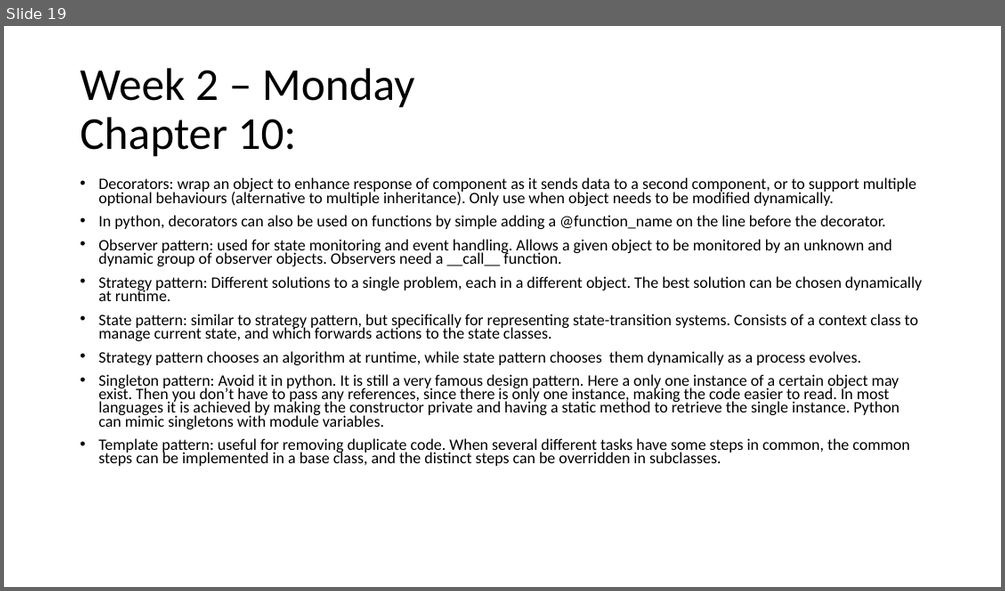
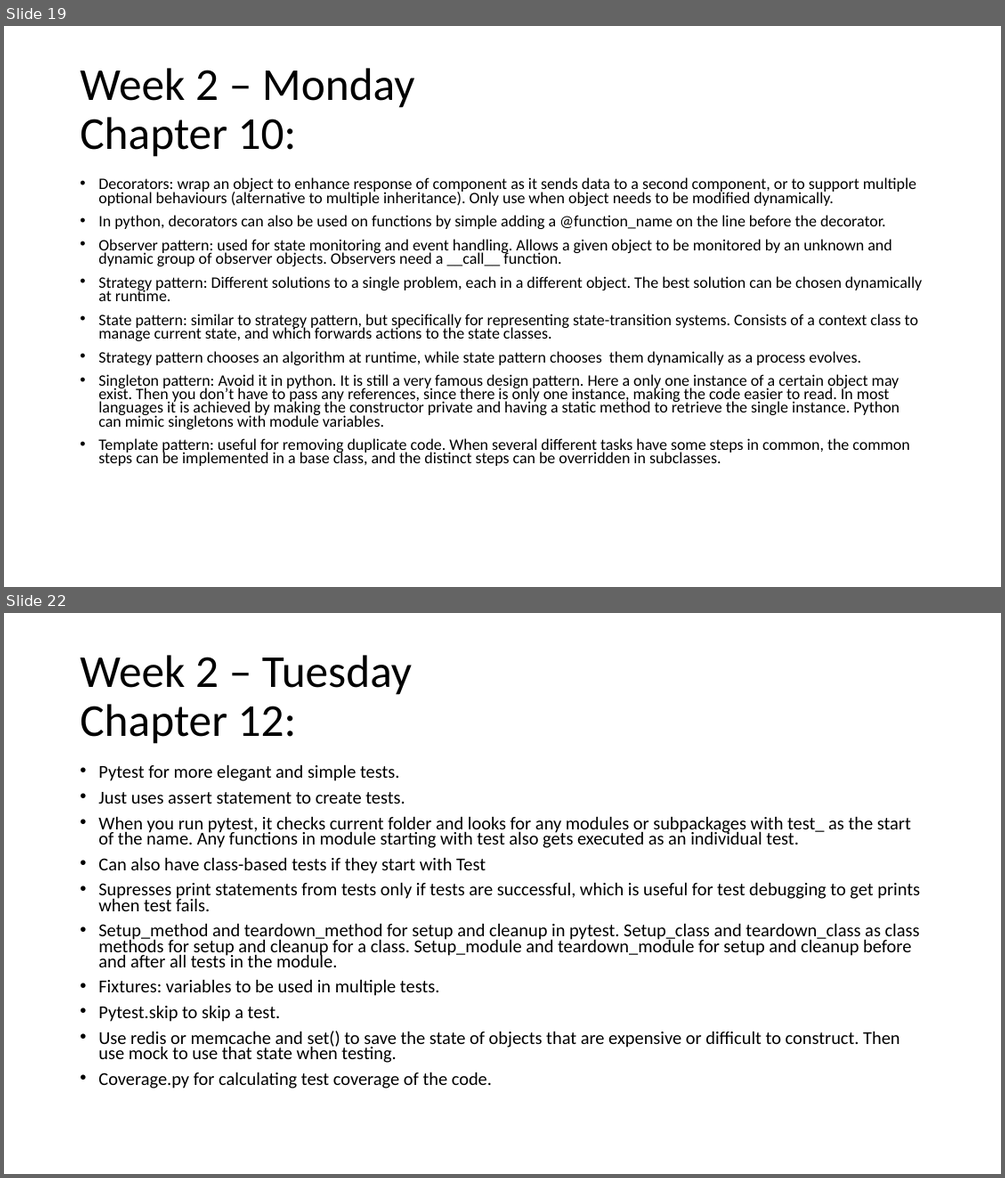
Before and after one commit to lamersfa/Python-Training-wk2226, a slide deck: Information learned during Python training.pptx. Shown one above the other, each under a label of ours: slide 19 before the commit, slides 19 and 22 after it; the slides between them are not shown. The pictures are 1005x591 and 1005x1178 pixels, drawn with LibreOffice and Linux fonts; fonts in the diff are those of the drawing. Boxes give left, top, right and bottom in pixels: in the first picture for what was removed or moved away, otherwise in the second. Text is boxed around its words. In the diff, an @@ line names an element or a change of style, - is before the commit and + after.

```diff
--- a/Information learned during Python training.pptx
+++ b/Information learned during Python training.pptx
@@ slide 22 added at (4,613,1001,1174), background #FFFFFF @@
@@ title added at (80,655,412,744), 44 pt, text #000000 @@
+Week 2 – Tuesday
+Chapter 12:
@@ text added at (98,764,920,1088), 17.5 pt, text #000000 @@
+• Pytest for more elegant and simple tests.
+• Just uses assert statement to create tests.
+• When you run pytest, it checks current folder and looks for any modules or subpackages with test_ as the start of the name. Any functions in module starting with test also gets executed as an individual test.
+• Can also have class-based tests if they start with Test
+• Supresses print statements from tests only if tests are successful, which is useful for test debugging to get prints when test fails.
+• Setup_method and teardown_method for setup and cleanup in pytest. Setup_class and teardown_class as class methods for setup and cleanup for a class. Setup_module and teardown_module for setup and cleanup before and after all tests in the module.
+• Fixtures: variables to be used in multiple tests.
+• Pytest.skip to skip a test.
+• Use redis or memcache and set() to save the state of objects that are expensive or difficult to construct. Then use mock to use that state when testing.
+• Coverage.py for calculating test coverage of the code.
```
Also in this commit, not shown: 2 other slides added.
